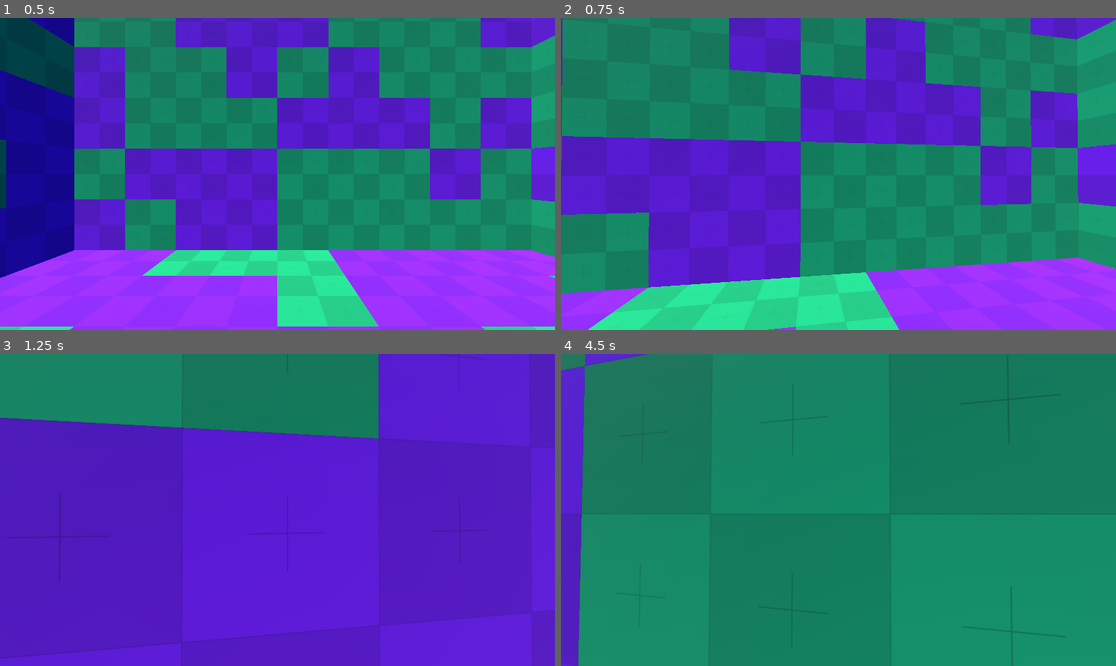
Above: before the commit, frames 1-4 (two rows, left to right).
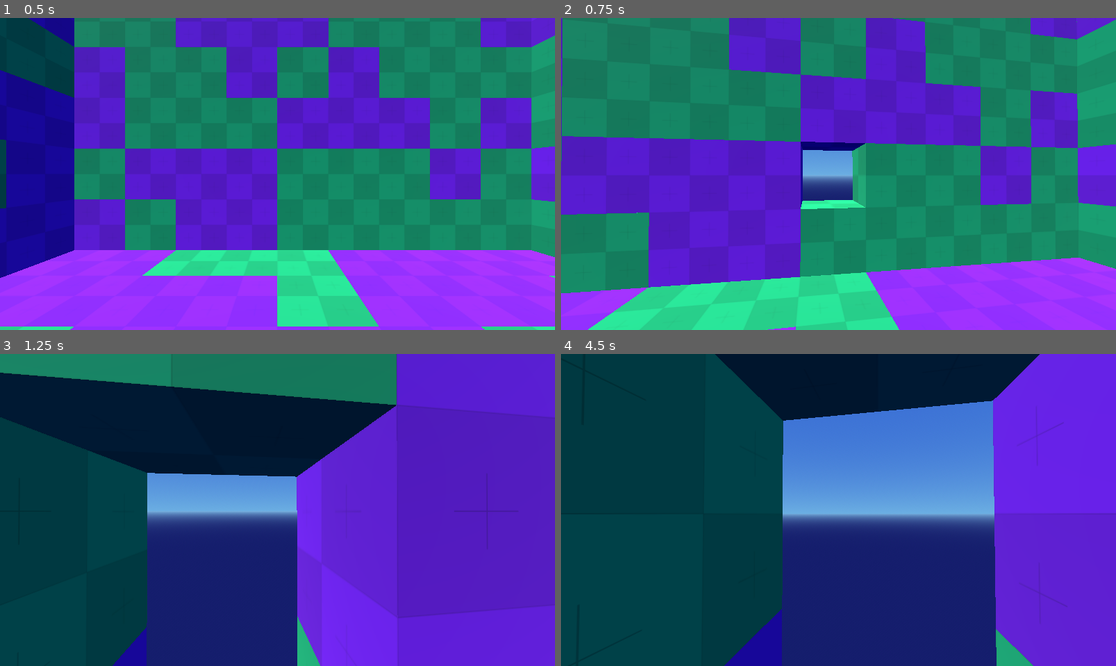
Above: after the commit, the same moments.

Repository: HaHAjax/mining-game
Game: Godot game, scene res://scenes/testing/gen_testing/gen_and_mine_testing.tscn
Same seed, same stepped clock (60 frames per second), same inputs: the game is played once before the commit and once after it. The project has no main scene, so this scene is started directly.
Inputs (mouse positions are in pixels of both pictures, inside the frame that each line leads up to):
- Up to frame 1 (0.5 s): no input
- Up to frame 2 (0.75 s): tap Enter at 0.5 s; move the mouse to (866, 174) at 0.52 s; press the mouse at (866, 174) at 0.53 s; hold W (move_forward) from 0.53 s (still down)
- Up to frame 3 (1.25 s): keep holding W (move_forward); tap Space (jump) at 0.77 s
- Up to frame 4 (4.5 s): keep holding W (move_forward); move the mouse to (810, 510) at 1.27 s; release the mouse at (810, 510) at 1.28 s; click (810, 510) at 1.35 s; tap Space (jump) at 1.52, 3.02, 3.77 s; move the mouse to (849, 503) at 2.02 s; press the mouse at (849, 503) at 2.03 s; move the mouse to (832, 516) at 2.77 s; release the mouse at (832, 516) at 2.78 s; click (832, 516) at 2.85 s; move the mouse to (877, 513) at 3.52 s; press the mouse at (877, 513) at 3.53 s; move the mouse to (794, 506) at 4.27 s; release the mouse at (794, 506) at 4.28 s; click (794, 506) at 4.35 s

Frame 1 is identical in both runs. In frame 2, 2.3% of the frame differs, in the area x 43-55%, y 39-62%; in frame 3, 55%; in frame 4, 100%, in the area x 0-100%, y 0-100%.

Commit message:
Added mining functionality

Diff:
--- a/scenes/player/player.tscn
+++ b/scenes/player/player.tscn
@@ -27,3 +27,6 @@
 transform = Transform3D(1, 0, 0, 0, 1, 0, 0, 0, 1, 0, 0.5, 0)
 script = ExtResource("3_lvxji")
 player = NodePath("..")
+
+[node name="RayCast3D" type="RayCast3D" parent="Camera3D"]
+target_position = Vector3(0, 0, -10)
--- a/scenes/player/player_controller.gd
+++ b/scenes/player/player_controller.gd
@@ -16,8 +16,13 @@
 # Helper lambda functions
 var is_moving := func() -> bool: return input_direction != Vector2.ZERO
 var is_mining := func() -> bool: return input_mine
+var can_mine := func() -> bool: return raycast_node.is_colliding()
+var is_looking_at_mineable := func() -> bool: return raycast_node.get_collider().has_method("destroy_block")
 var can_jump := func() -> bool: return is_on_floor()
 var attempting_jump := func() -> bool: return input_jump
+
+# References to node(s)
+@onready var raycast_node := $Camera3D/RayCast3D as RayCast3D
 
 
 func _ready():
@@ -31,6 +36,9 @@
 	# Updating player movement
 	update_movement(delta)
 
+	# Updating mining operation
+	update_mining()
+
 	pass
 
 
@@ -42,7 +50,7 @@
 	input_jump = Input.is_action_just_pressed("jump")
 
 	# Mine
-	input_mine = Input.is_action_just_pressed("mine")
+	input_mine = Input.is_action_pressed("mine")
 
 	pass
 
@@ -72,3 +80,34 @@
 	move_and_slide()
 
 	pass
+
+
+func update_mining() -> void:
+	if is_mining.call() and can_mine.call():
+		if is_looking_at_mineable.call():
+			var block_position := Vector3.ZERO
+
+			block_position = raycast_node.get_collision_point() - raycast_node.get_collision_normal()
+
+			if raycast_node.get_collision_normal().x == -1:
+				block_position.x -= 1
+			elif raycast_node.get_collision_normal().x == 1:
+				pass
+			elif raycast_node.get_collision_normal().y == -1:
+				block_position.y -= 1
+			elif raycast_node.get_collision_normal().y == 1:
+				pass
+			elif raycast_node.get_collision_normal().z == -1:
+				block_position.z -= 1
+			elif raycast_node.get_collision_normal().z == 1:
+				pass
+
+			# For debugging
+			print("Collision normal: ", block_position - raycast_node.get_collision_point())
+			print("Collision point: ", raycast_node.get_collision_point())
+			print("Combined: ", block_position)
+
+			raycast_node.get_collider().destroy_block(block_position)
+
+
+	pass
--- a/scenes/testing/gen_testing/gen_and_mine_testing.tscn
+++ b/scenes/testing/gen_testing/gen_and_mine_testing.tscn
@@ -2,7 +2,7 @@
 
 [ext_resource type="PackedScene" uid="uid://dsed1w0exrxkf" path="res://scenes/player/player.tscn" id="1_vfr56"]
 [ext_resource type="MeshLibrary" uid="uid://db42a4v0apk5a" path="res://resources/testing/mesh_library_test.tres" id="2_c8qtp"]
-[ext_resource type="Script" uid="uid://ccsh7huvgk18m" path="res://scenes/testing/gen_testing/generation.gd" id="3_2b6te"]
+[ext_resource type="Script" uid="uid://ccsh7huvgk18m" path="res://scenes/testing/gen_testing/grid_map_script.gd" id="3_2b6te"]
 
 [sub_resource type="ProceduralSkyMaterial" id="ProceduralSkyMaterial_2ctto"]
 sky_top_color = Color(0.220681, 0.423697, 0.832193, 1)
